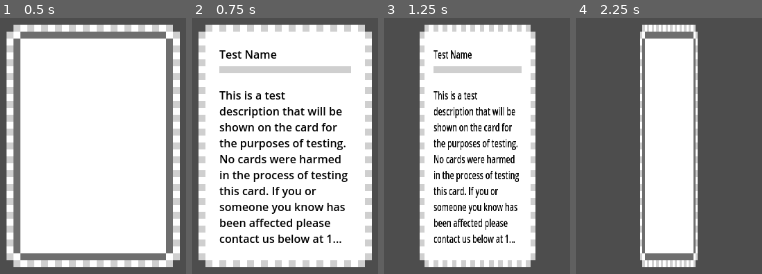
Above: before the commit, frames 1-4 (left to right).
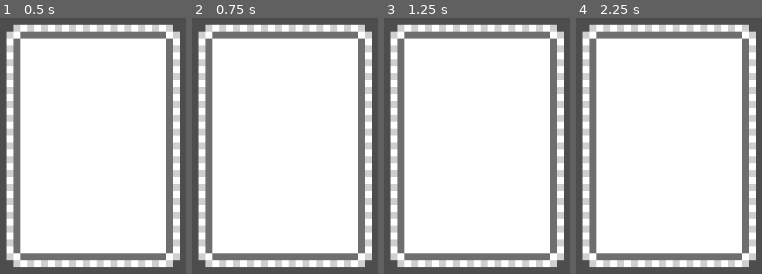
Above: after the commit, the same moments.

Repository: ARAMODODRAGON/CardPG
Game: Godot game, scene res://Demo/Scenes/DemoScene.tscn
Same seed, same stepped clock (60 frames per second), same inputs: the game is played once before the commit and once after it.
Inputs (mouse positions are in pixels of both pictures, inside the frame that each line leads up to):
- Up to frame 1 (0.5 s): no input
- Up to frame 2 (0.75 s): tap Enter (ui_accept) at 0.5, 0.6 s; move the mouse to (outside the picture) at 0.52 s; click (outside the picture) at 0.67 s
- Up to frame 3 (1.25 s): tap Enter (ui_accept) at 0.77, 1.07 s
- Up to frame 4 (2.25 s): move the mouse to (outside the picture) at 1.27 s; tap Enter (ui_accept) at 1.35, 1.52, 1.82, 2.1 s; click (outside the picture) at 1.42 s; move the mouse to (outside the picture) at 2.02 s; click (outside the picture) at 2.17 s

Frame 1 is identical in both runs. In frame 2, 25% of the frame differs, in the area x 6-94%, y 5-95%; in frame 3, 46%; in frame 4, 64%, in the area x 3-97%, y 2-98%.

Commit message:
Cards can be selected by mouse and moved around

Diff:
--- a/Battle/CardBase/CardBase.gd
+++ b/Battle/CardBase/CardBase.gd
@@ -6,20 +6,27 @@
 @onready var BackFace : TextureRect = $BackFace
 @onready var FrontFace : TextureRect = $FrontFace
 
-var m_flipped : bool = false
-var m_isFlipping : bool = false
+var selectable : bool = true:
+	set(v): selectable = v
+	get: return selectable && !_is_flipping
+
+var _flipped : bool = false
+var _is_flipping : bool = false
+var _is_selected : bool = false
+var _mouse_offset : Vector2 = Vector2.ZERO
+var _double_click_timer : float = INF
 
 func is_face_down() -> bool:
-	return m_flipped == false
+	return _flipped == false
 
 func is_face_up() -> bool:
-	return m_flipped == true
+	return _flipped == true
 
-# returns true on successful
+# returns true on successful flip
 func flip() -> bool:
-	if m_isFlipping: return false
+	if _is_flipping || _is_selected: return false
 
-	m_isFlipping = true
+	_is_flipping = true
 	var tween := create_tween()
 
 	if is_face_down():
@@ -34,8 +41,8 @@
 		tween.tween_property(BackFace, ":scale:x", 1.0, FLIP_SPEED * 0.5)
 
 	var end_flip = func() -> void:
-		m_isFlipping = false
-		m_flipped = !m_flipped
+		_is_flipping = false
+		_flipped = !_flipped
 
 	tween.tween_callback(end_flip)
 
@@ -46,5 +53,23 @@
 	FrontFace.scale.x = 0.0
 
 func _process(delta: float) -> void:
-	if Input.is_action_just_pressed("ui_accept"):
-		flip()
+	if _is_selected:
+		global_position = get_global_mouse_position() + _mouse_offset
+
+	_double_click_timer += delta
+
+func _on_gui_input(event: InputEvent) -> void:
+	if (event is InputEventMouseButton):
+		if (event.button_index == MOUSE_BUTTON_LEFT) && selectable:
+			if event.is_pressed():
+				_mouse_offset = global_position - event.global_position
+				_is_selected = true
+			else:
+				_is_selected = false
+
+		if (event.button_index == MOUSE_BUTTON_LEFT) && event.is_pressed():
+			if _double_click_timer < 0.3:
+				_is_selected = false
+				flip()
+			else:
+				_double_click_timer = 0.0
--- a/Battle/CardBase/CardBase.tscn
+++ b/Battle/CardBase/CardBase.tscn
@@ -13,6 +13,7 @@
 grow_horizontal = 2
 grow_vertical = 2
 pivot_offset = Vector2(125, 175)
+mouse_force_pass_scroll_events = false
 script = ExtResource("1_em5ul")
 
 [node name="BackFace" type="TextureRect" parent="."]
@@ -45,6 +46,7 @@
 offset_top = -0.150001
 offset_right = -1.52588e-05
 offset_bottom = -5.85
+mouse_filter = 1
 bbcode_enabled = true
 text = "[color=#000]Test Name
 "
@@ -57,7 +59,10 @@
 offset_top = 90.0
 offset_right = 220.0
 offset_bottom = 320.0
+mouse_filter = 1
 bbcode_enabled = true
 text = "[color=#000]This is a test description that will be shown on the card for the purposes of testing. No cards were harmed in the process of testing this card. If you or someone you know has been affected please contact us below at 1..."
 
 [node name="States" type="Node" parent="."]
+
+[connection signal="gui_input" from="." to="." method="_on_gui_input"]
--- a/Demo/Scenes/DemoScene.tscn
+++ b/Demo/Scenes/DemoScene.tscn
@@ -10,3 +10,5 @@
 offset_top = 128.0
 offset_right = 653.0
 offset_bottom = 478.0
+grow_horizontal = 1
+grow_vertical = 1
